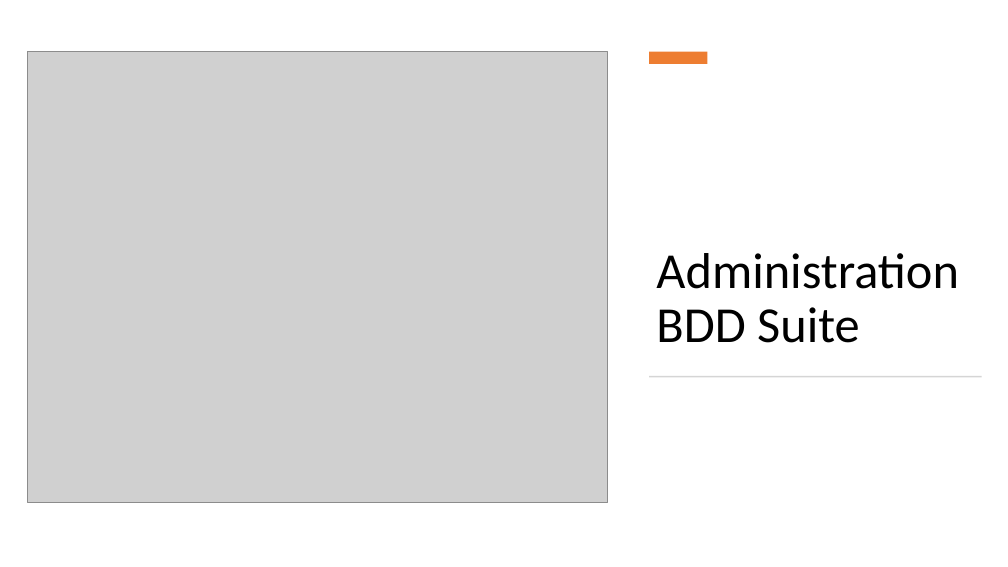
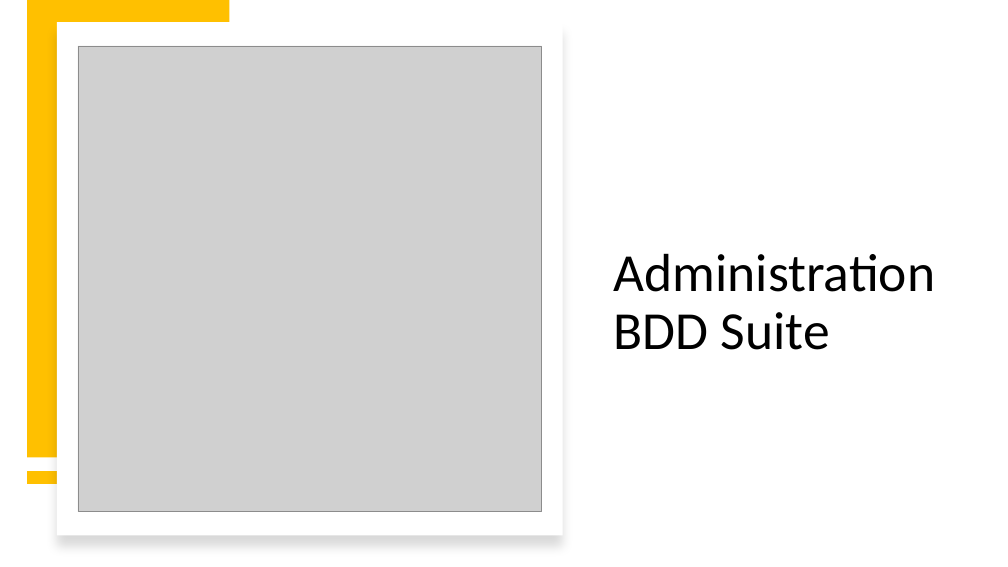
Before and after one commit to neopolitan2012/PT-LPBDD, a slide deck: slide 13 of Soutenance_PT.pptx (slide 12 before the commit). Drawn at 1008x567 pixels with LibreOffice and Linux fonts; fonts in the diff are those of the drawing; grey boxes stand for pictures. Boxes give left, top, right and bottom in pixels: in the first picture for what was removed or moved away, otherwise in the second. Text is boxed around its words. In the diff, an @@ line names an element or a change of style, - is before the commit and + after.

```diff
--- a/Soutenance_PT.pptx
+++ b/Soutenance_PT.pptx
@@ rectangle added at <box>27,0,230,457</box>, fill #FFC000 @@
@@ rectangle added at <box>57,22,563,535</box>, fill #FFFFFF @@
@@ picture: place and size @@
-picture at <box>28,51,608,502</box>
+picture at <box>78,46,541,512</box>
@@ title "Administration BDD Suite": place and size @@
-title "Administration BDD Suite" at <box>656,253,959,343</box>
+title "Administration BDD Suite" at <box>614,253,936,350</box>
@@ title "Administration BDD Suite" at <box>614,253,936,350</box>: size 48 to 51 pt @@
@@ rectangle removed at <box>649,52,707,64</box> @@
@@ rectangle removed at <box>650,376,982,377</box> @@
@@ line added from (228, 478) to (27, 478), #FFC000 12 pt @@
```
Also in this commit, not shown: 11 other slides changed, 6 slides added, 2 slides removed.
